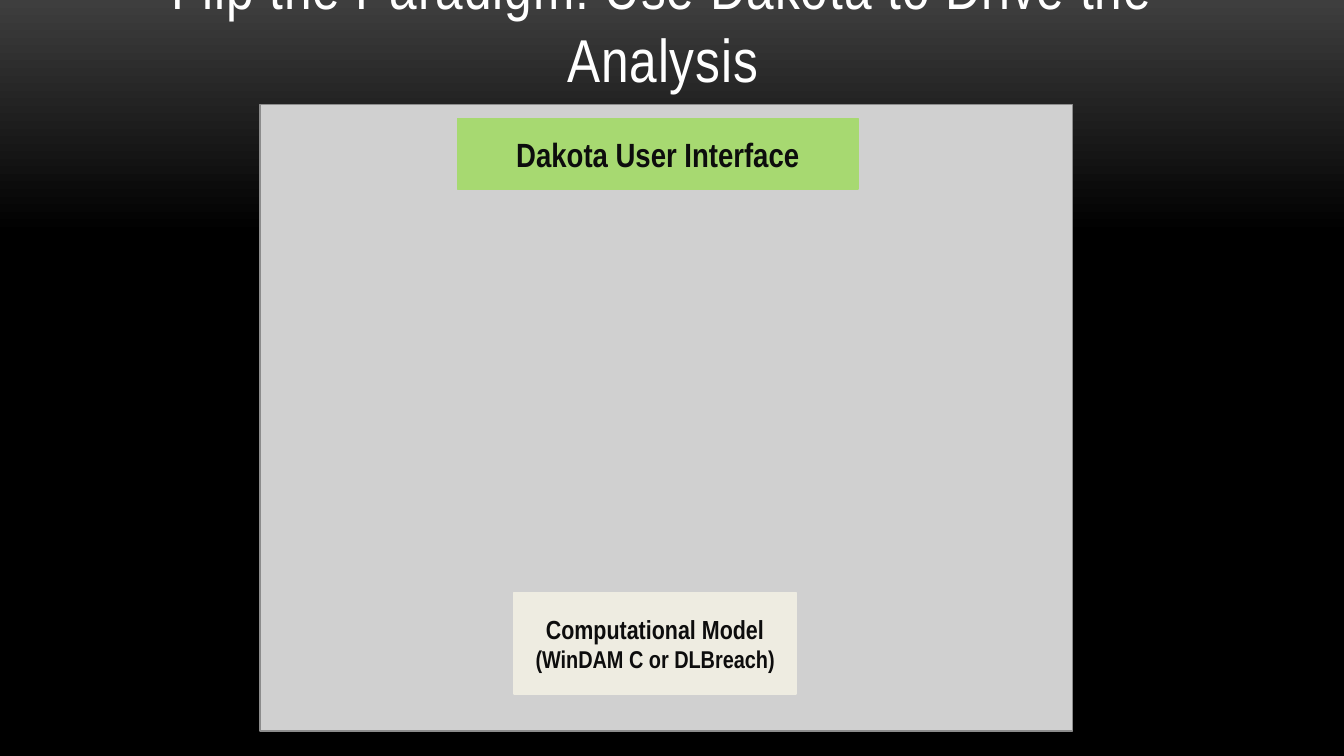
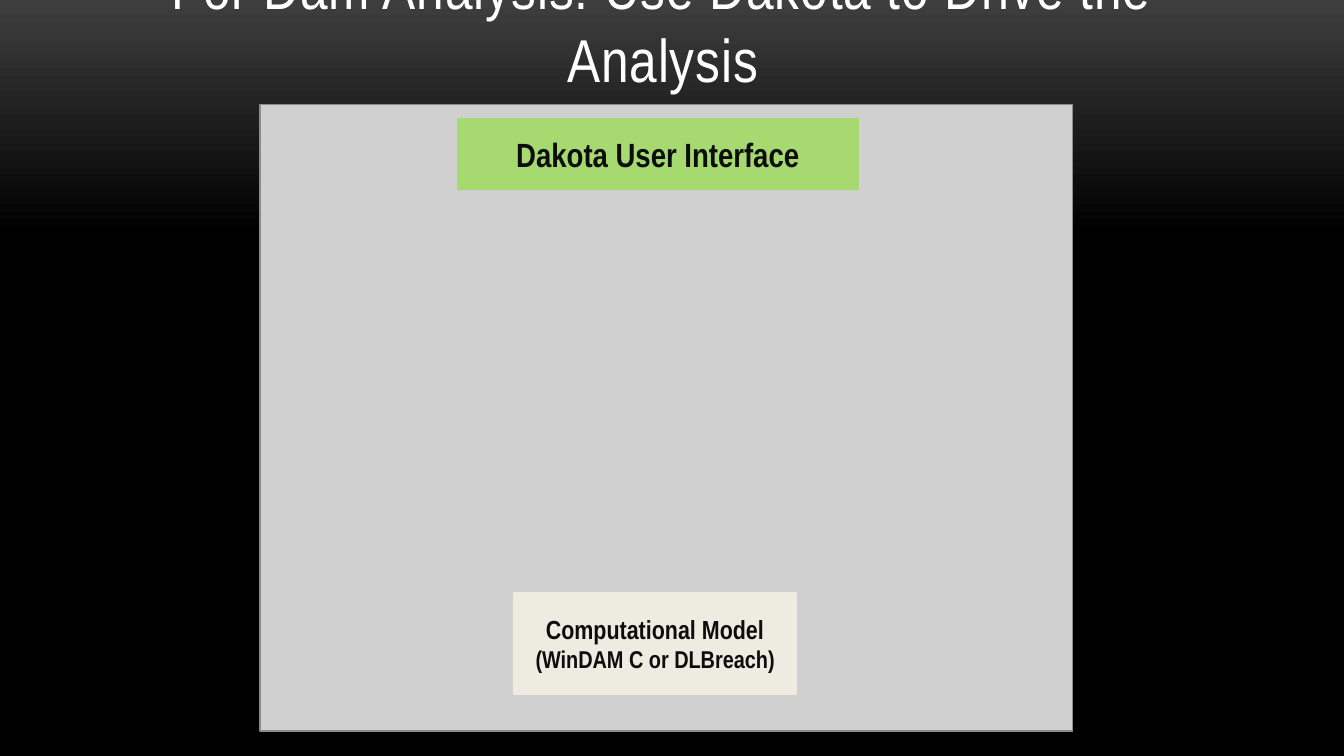
Before and after one commit to neilsenKSU/DLBreachDakota, a slide deck: slide 4 of BigBayDLBreachWinDAM.pptx. Drawn at 1344x756 pixels with LibreOffice and Linux fonts; fonts in the diff are those of the drawing; grey boxes stand for pictures; background and template pictures are left out. Boxes give left, top, right and bottom in pixels: in the first picture for what was removed or moved away, otherwise in the second. Text is boxed around its words. In the diff, an @@ line names an element or a change of style, - is before the commit and + after.

```diff
--- a/BigBayDLBreachWinDAM.pptx
+++ b/BigBayDLBreachWinDAM.pptx
@@ title at (172,0,1151,93): text changed @@
-Flip the Paradigm: Use Dakota to Drive the Analysis
+For Dam Analysis: Use Dakota to Drive the Analysis
```
Also in this commit, not shown: 2 other slides changed, 1 slide added.
